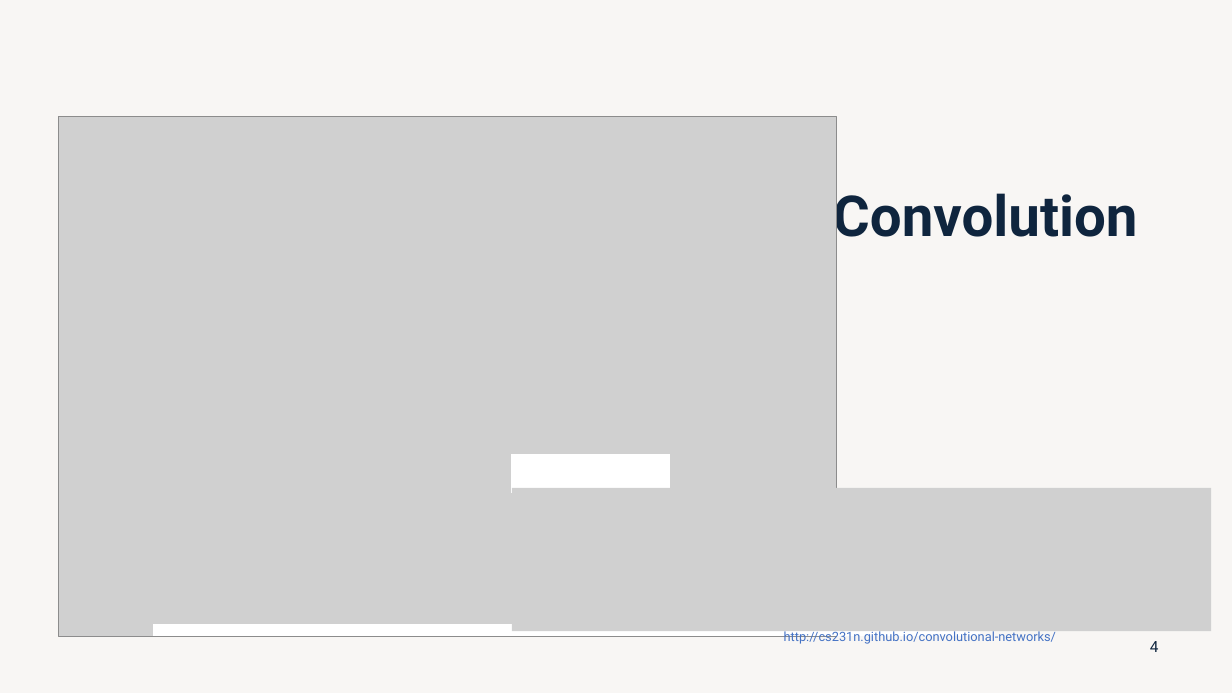
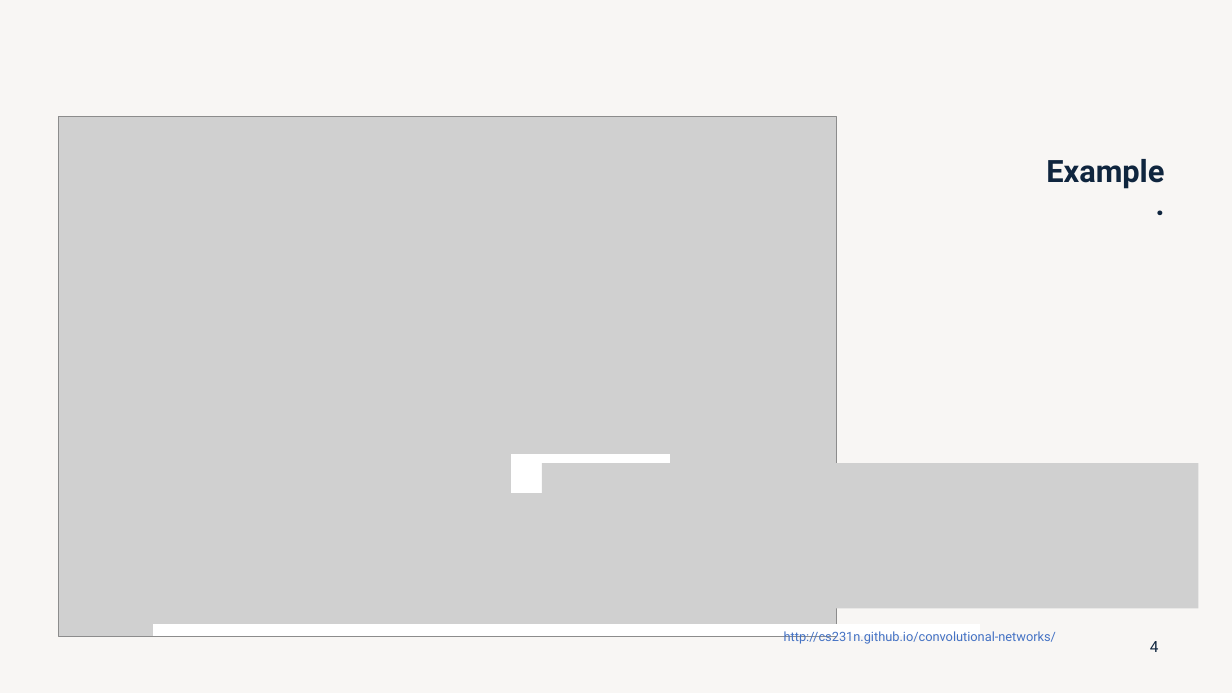
Before and after one commit to lobaton/Deep-Learning-with-Python, a slide deck: slide 4 of Slides/03 - Convoluational Neural Nets.pptx. Drawn at 1232x693 pixels with LibreOffice and Linux fonts; fonts in the diff are those of the drawing; grey boxes stand for pictures. Boxes give left, top, right and bottom in pixels: in the first picture for what was removed or moved away, otherwise in the second. Text is boxed around its words. In the diff, an @@ line names an element or a change of style, - is before the commit and + after.

```diff
--- a/Slides/03 - Convoluational Neural Nets.pptx
+++ b/Slides/03 - Convoluational Neural Nets.pptx
@@ title added at (1046, 159, 1164, 189), 24 pt, text #0F253E, bold @@
+Example.
@@ title removed at (833, 185, 1138, 250) @@
-Convolution
@@ picture: place and size @@
-picture at (512, 488, 1212, 631)
+picture at (542, 463, 1198, 608)
```
Also in this commit, not shown: 1 other slide changed, 6 other files.
